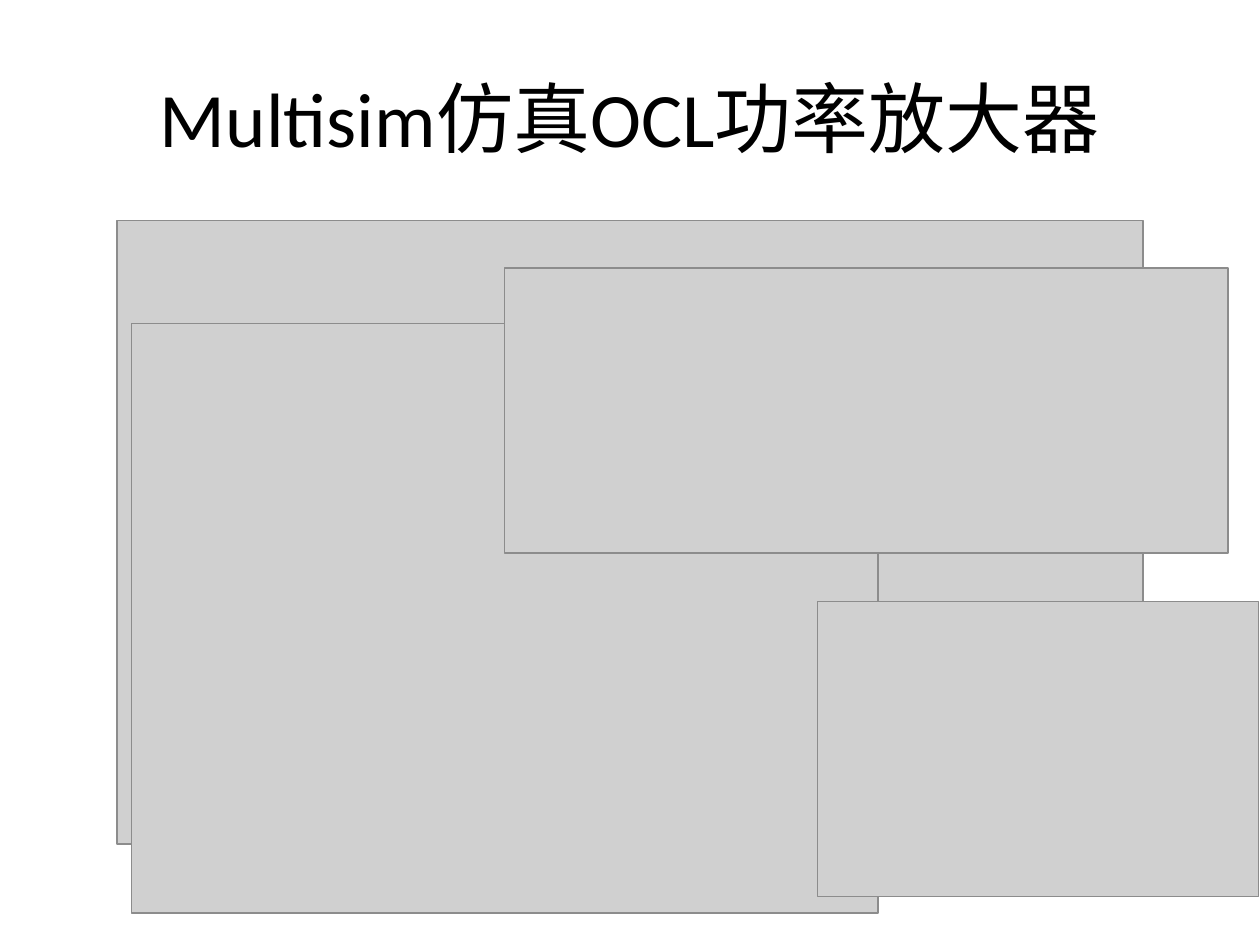
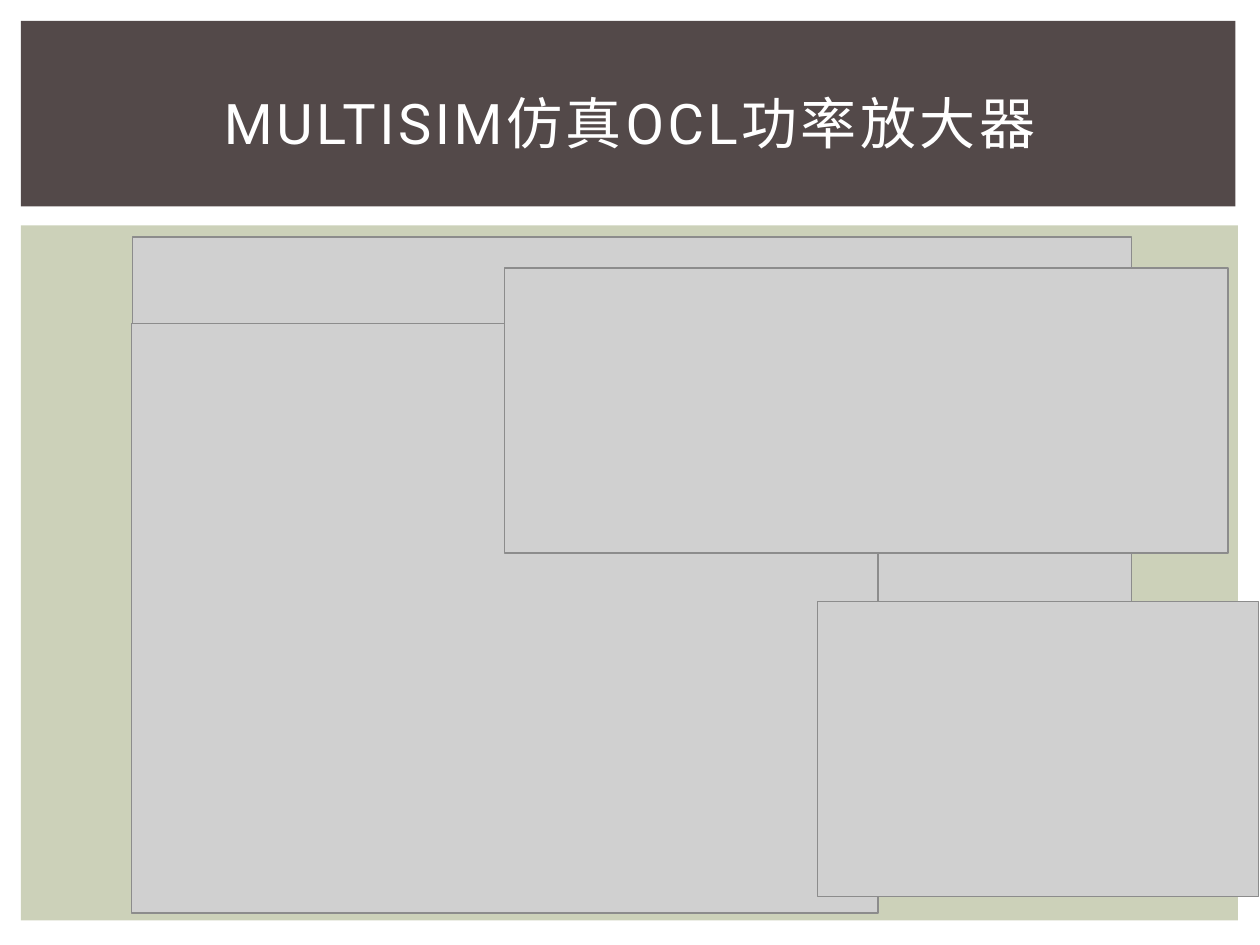
Before and after one commit to cdhigh/zhangrunhua-thesis, a slide deck: slide 5 of 答辩PPT/张润华.pptx. Drawn at 1260x945 pixels with LibreOffice and Linux fonts; fonts in the diff are those of the drawing; grey boxes stand for pictures. Boxes give left, top, right and bottom in pixels: in the first picture for what was removed or moved away, otherwise in the second. Text is boxed around its words. In the diff, an @@ line names an element or a change of style, - is before the commit and + after.

```diff
--- a/答辩PPT/张润华.pptx
+++ b/答辩PPT/张润华.pptx
@@ rectangle added at box(21, 21, 1236, 207), fill #534949 @@
@@ title at box(224, 96, 1036, 149): text changed; size 44 to 32 pt; font Calibri to Roboto; text colour #000000 to #FFFFFF @@
-Multisim仿真OCL功率放大器
+MULTISIM仿真OCL功率放大器
@@ rectangle added at box(21, 226, 1239, 921), fill #CCD1B9 @@
@@ picture: place and size @@
-picture at box(117, 220, 1143, 844)
+picture at box(132, 237, 1131, 844)
```
Also in this commit, not shown: 6 other slides changed, 2 slides added.
